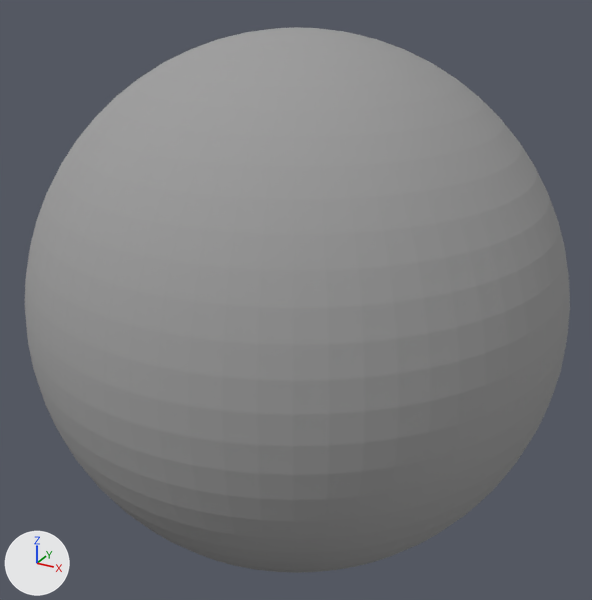
The Blender file illustrations/inclination/inclination-orbits.blend as it was, and as the next commit left it.
Before and after are seen from a 50 mm lens placed at (1.398, -2.551, 1.275), pointed at (-0.003, -0.004, 0.002). The axes (+X, +Y, +Z) are drawn at lower left. The lights are the same throughout.
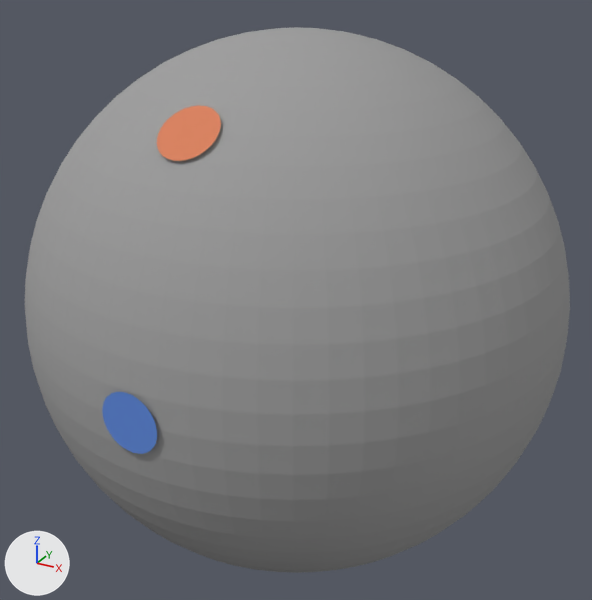
The change in detail:
Material 'orange' (mat_orange) is new.
Its base color is (0.723, 0.238, 0.127) (orange #dd8664).
Object 'Circle.001' (ob_circle_001) is now shown.
Object 'Circle.001' (ob_circle_001) gains the line: ob_circle_001.material_slots[0].link = 'OBJECT'; ob_circle_001.material_slots[0].material = mat_orange  # orange #dd8664
Object 'Circle' (ob_circle) is now shown.

Boxes (x1, y1, x2, y2) around the edits, measured in the pictures (592 x 600 px):
'Circle.001', shown (orange)
    after: (157, 106, 221, 161)
'Circle', shown
    after: (102, 392, 157, 454)
